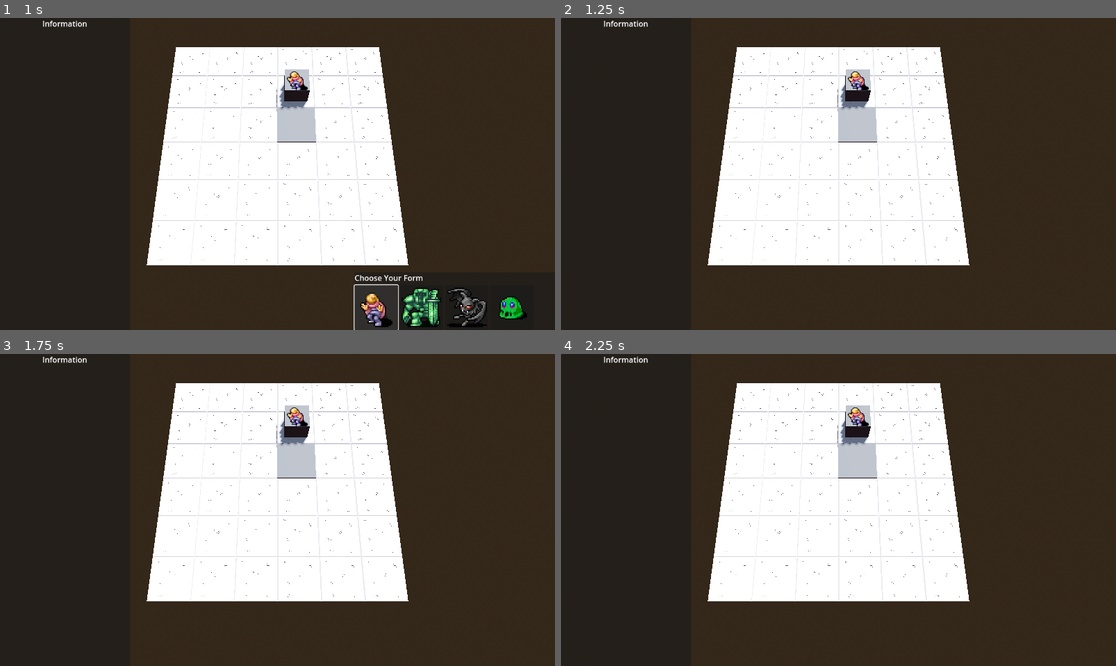
Above: before the commit, frames 1-4 (two rows, left to right).
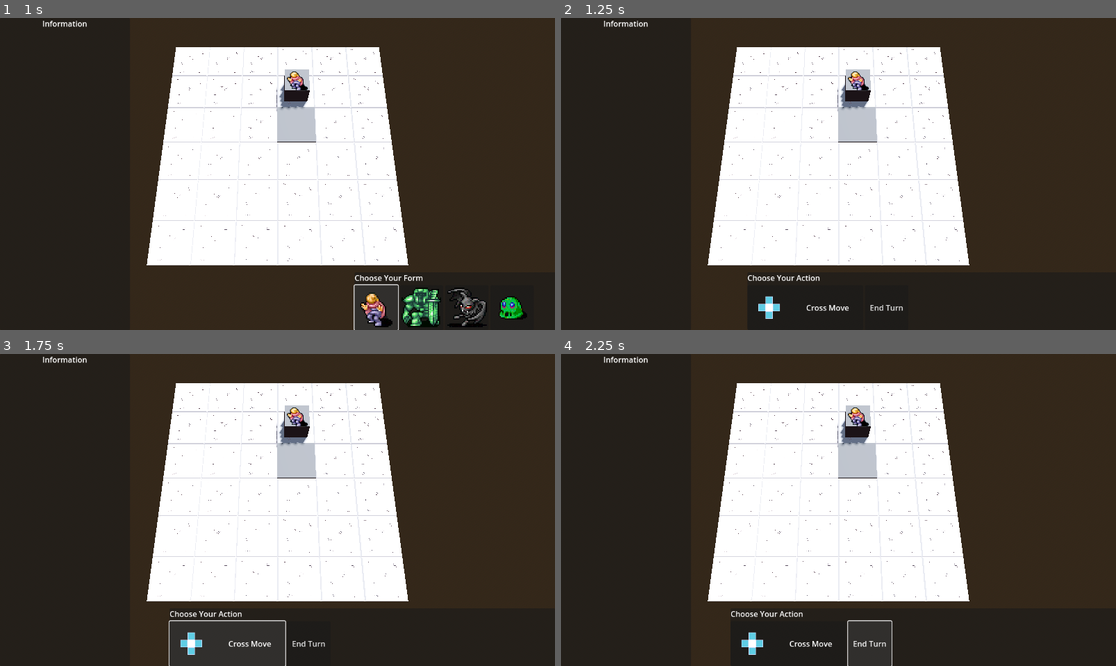
Above: after the commit, the same moments.

Repository: Inkweeper/gwj-77
Game: Godot game, scene res://scene/level/level.tscn
The game is run twice, just before and just after one commit, with the same random seed, the same clock (stepped at 60 frames per second) and the same inputs. The project has no main scene, so this scene is started directly.
Inputs (mouse positions are in pixels of both pictures, inside the frame that each line leads up to):
- Up to frame 1 (1 s): click (188, 308) at 0.5 s
- Up to frame 2 (1.25 s): no input
- Up to frame 3 (1.75 s): click (244, 644) at 1.27 s
- Up to frame 4 (2.25 s): click (871, 644) at 2 s, where only the run after the commit has a clickable "End Turn"

Frame 1 is identical in both runs. In frame 2, 0.4% of the frame differs, in the area x 33-62%, y 82-97%; in frame 3, 0.6%, in the area x 30-59%, y 82-100%; in frame 4, 0.6%.

Commit message:
增加行动选择按钮

Diff:
--- a/scene/global/event_bus/event_bus.gd
+++ b/scene/global/event_bus/event_bus.gd
@@ -6,5 +6,7 @@
 signal chess_checking(chess : Chess)
 signal transform_ready
 
+signal player_end_turn
+
 signal victory
 signal defeated
--- a/scene/global/player_action_manager/player_action_manager.gd
+++ b/scene/global/player_action_manager/player_action_manager.gd
@@ -1,8 +1,8 @@
 extends Node
 
 var is_activated : bool = false
-var player_action : PlayerAction
-
+var processing_player_action : PlayerAction
+var processing_player_action_select_button : PlayerActionSelectButton
 
 # Called when the node enters the scene tree for the first time.
 func _ready() -> void:
@@ -16,8 +16,9 @@
 # TODO
 '''
 实现这样的效果:
-	令level获取玩家行动列表, 根据列表仅一次用行动选择按钮填充行动选择面板
-	玩家点击行动选择按钮, 将自己和行动注册到这里, 提请处理行动瞄准和执行
+	令level获取玩家行动列表,
+	根据列表仅一次用行动选择按钮填充行动选择面板
+	>玩家点击行动选择按钮, 将自己和行动注册到这里, 提请处理行动瞄准和执行
 	此处开始监听玩家操作
 		如果左键点击合法位置, 执行
 		如果右键取消, 恢复按钮可按下状态
--- a/scene/level/level.gd
+++ b/scene/level/level.gd
@@ -19,6 +19,7 @@
 
 
 @onready var transform_select_panel: PanelContainer = $CanvasLayer/TransformSelectPanel
+@onready var action_select_panel: PanelContainer = $CanvasLayer/ActionSelectPanel
 
 # /
 
@@ -64,7 +65,8 @@
 	chessboard_history_index += 1
 
 
-# PlayerTurnStart
+# /PlayerTurnStart
+
 ## 弹出变形选择窗口
 func ask_for_morph():
 	var transform_list : Array = current_transform_permissions.duplicate()
@@ -117,14 +119,37 @@
 
 	player.morph(form)
 
-# PlayerTurn
+# /
+
+# /PlayerTurn
+
 ## 复制并保存本形态行动列表, 以供后续选用
-var player_action_list : Array
+var player_action_list : Array = []
 func get_player_action_list():
 	var player : Player = get_tree().get_first_node_in_group("player")
 	player_action_list = player.get_action_list()
 
+## 将本形态行动列表用ui展示
+func show_action_list():
+	action_select_panel.show()
+	var action_button_container : HBoxContainer = $CanvasLayer/ActionSelectPanel/VBoxContainer/HBoxContainer
 
+	for player_action in player_action_list:
+		if player_action is PlayerAction:
+			var button : PlayerActionSelectButton = preload("res://scene/level/ui/player_action_select_button/player_action_select_button.tscn").instantiate()
+			button.player_action = player_action
+			action_button_container.add_child(button)
+
+
+	var end_turn_button : EndTurnButton = preload("res://scene/level/ui/end_turn_button/end_turn_button.tscn").instantiate()
+	action_button_container.add_child(end_turn_button)
+
+	var tween : Tween = create_tween()
+	tween.tween_property(action_select_panel, "position", Vector2(352,528),0.5).set_trans(Tween.TRANS_BACK).set_ease(Tween.EASE_OUT)
+	await tween.finished
+
+
+# /
 
 # TODO
 func rewind_to_turn_start():
--- a/scene/level/level.tscn
+++ b/scene/level/level.tscn
@@ -148,7 +148,6 @@
 size_flags_vertical = 3
 
 [node name="ActionSelectPanel" type="PanelContainer" parent="CanvasLayer"]
-visible = false
 anchors_preset = 3
 anchor_left = 1.0
 anchor_top = 1.0
@@ -158,3 +157,14 @@
 offset_right = 800.0
 grow_horizontal = 0
 grow_vertical = 0
+
+[node name="VBoxContainer" type="VBoxContainer" parent="CanvasLayer/ActionSelectPanel"]
+layout_mode = 2
+
+[node name="Label" type="Label" parent="CanvasLayer/ActionSelectPanel/VBoxContainer"]
+layout_mode = 2
+text = "Choose Your Action"
+
+[node name="HBoxContainer" type="HBoxContainer" parent="CanvasLayer/ActionSelectPanel/VBoxContainer"]
+layout_mode = 2
+size_flags_vertical = 3
--- a/scene/level/player_turn.gd
+++ b/scene/level/player_turn.gd
@@ -9,7 +9,7 @@
 func enter():
 	#print("player turn")
 	GlobalValue.level.get_player_action_list()
-
+	GlobalValue.level.show_action_list()
 	pass
 
 func exit():
--- /dev/null
+++ b/scene/level/ui/end_turn_button/end_turn_button.gd
@@ -0,0 +1,6 @@
+extends Button
+class_name EndTurnButton
+
+
+func _on_pressed() -> void:
+	EventBus.player_end_turn.emit()
--- /dev/null
+++ b/scene/level/ui/end_turn_button/end_turn_button.tscn
@@ -0,0 +1,10 @@
+[gd_scene load_steps=2 format=3 uid="uid://bqc22x7derd70"]
+
+[ext_resource type="Script" path="res://scene/level/ui/end_turn_button/end_turn_button.gd" id="1_fgk3l"]
+
+[node name="EndTurnButton" type="Button"]
+custom_minimum_size = Vector2(90, 90)
+text = "End Turn"
+script = ExtResource("1_fgk3l")
+
+[connection signal="pressed" from="." to="." method="_on_pressed"]
--- /dev/null
+++ b/scene/level/ui/player_action_select_button/player_action_select_button.gd
@@ -0,0 +1,19 @@
+extends Button
+class_name PlayerActionSelectButton
+
+
+var player_action : PlayerAction :
+	set(v):
+		$HBoxContainer/TextureRect.texture = v.range_indication_texture
+		$HBoxContainer/Label.text = v.action_name
+		player_action = v
+
+
+
+func _on_pressed() -> void:
+	PlayerActionManager.processing_player_action = player_action
+	PlayerActionManager.processing_player_action_select_button = self
+
+
+func on_action_executed():
+	disabled = true
--- /dev/null
+++ b/scene/level/ui/player_action_select_button/player_action_select_button.tscn
@@ -0,0 +1,35 @@
+[gd_scene load_steps=3 format=3 uid="uid://lcay34gtxhlf"]
+
+[ext_resource type="Script" path="res://scene/level/ui/player_action_select_button/player_action_select_button.gd" id="1_pw2l8"]
+[ext_resource type="Texture2D" uid="uid://np2oeh8f5dn6" path="res://asset/texture/aiming-grids/gwj-77-aiming-1.png" id="2_sggji"]
+
+[node name="PlayerActionSelectButton" type="Button"]
+custom_minimum_size = Vector2(240, 90)
+offset_right = 32.0
+offset_bottom = 38.0
+expand_icon = true
+script = ExtResource("1_pw2l8")
+
+[node name="HBoxContainer" type="HBoxContainer" parent="."]
+layout_mode = 1
+anchors_preset = 15
+anchor_right = 1.0
+anchor_bottom = 1.0
+grow_horizontal = 2
+grow_vertical = 2
+
+[node name="TextureRect" type="TextureRect" parent="HBoxContainer"]
+custom_minimum_size = Vector2(90, 90)
+layout_mode = 2
+texture = ExtResource("2_sggji")
+expand_mode = 1
+
+[node name="Label" type="Label" parent="HBoxContainer"]
+layout_mode = 2
+size_flags_horizontal = 3
+size_flags_vertical = 1
+text = "move"
+horizontal_alignment = 1
+vertical_alignment = 1
+
+[connection signal="pressed" from="." to="." method="_on_pressed"]
--- /dev/null
+++ b/scene/trial_space/ui_area2d_test/ui_area2d_test.tscn
@@ -0,0 +1,23 @@
+[gd_scene load_steps=3 format=3 uid="uid://bepfc256u1t2o"]
+
+[ext_resource type="Script" path="res://scene/trial_space/ui_area2d_test/ui_area_2d_test.gd" id="1_5i6bg"]
+
+[sub_resource type="RectangleShape2D" id="RectangleShape2D_kt7c1"]
+size = Vector2(883, 478)
+
+[node name="UiArea2dTest" type="Node2D"]
+script = ExtResource("1_5i6bg")
+
+[node name="Area2D" type="Area2D" parent="."]
+
+[node name="CollisionShape2D" type="CollisionShape2D" parent="Area2D"]
+position = Vector2(567.5, 289)
+shape = SubResource("RectangleShape2D_kt7c1")
+
+[node name="Panel" type="Panel" parent="."]
+offset_left = 59.0
+offset_top = 16.0
+offset_right = 367.0
+offset_bottom = 567.0
+
+[connection signal="mouse_entered" from="Area2D" to="." method="_on_area_2d_mouse_entered"]
--- /dev/null
+++ b/scene/trial_space/ui_area2d_test/ui_area_2d_test.gd
@@ -0,0 +1,5 @@
+extends Node2D
+
+
+func _on_area_2d_mouse_entered() -> void:
+	print("entered")
Not shown: 6 places in scene/mesh_library/floor.tres that only renumber resources
